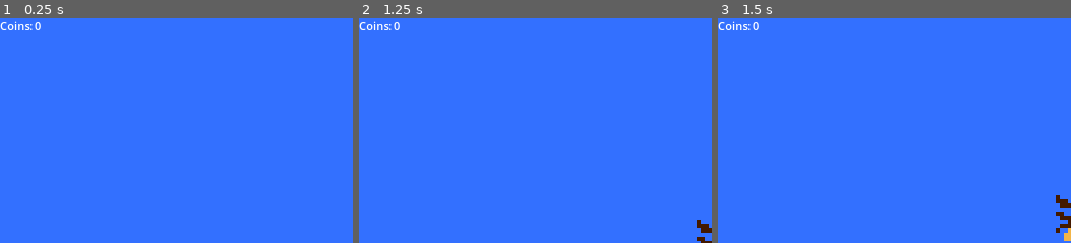
Above: before the commit, frames 1-3 (left to right).
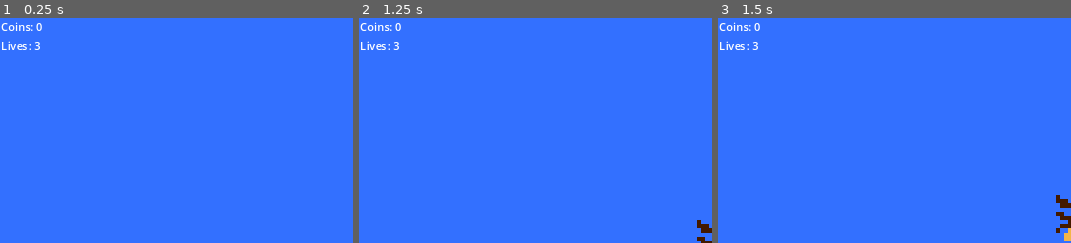
Above: after the commit, the same moments.

Repository: Phanter2/platformer
Game: Godot game, scene res://world.tscn
Two runs of this game, one before a commit and one after it. Both use one fixed random seed, a clock stepped at 60 frames per second and the inputs below.
Inputs:
- Up to frame 1 (0.25 s): no input
- Up to frame 2 (1.25 s): hold Right (ui_right) from 0.53 s (still down); tap Up (ui_up) at 0.77 s
- Up to frame 3 (1.5 s): keep holding Right (ui_right)
The pictures show only the part of the screen within x 0-50%, y 0-50%; the shares and areas given below are measured in that part.

The runs differ from the first frame. In frame 1, 0.5% of the frame differs, in the area x 0-12%, y 1-15%; in frame 2, 0.5%; in frame 3, 0.5%.

Commit message:
End of Video 10
added player life counter

Diff:
--- /dev/null
+++ b/checkpoint.gd
@@ -0,0 +1,11 @@
+extends Area2D
+
+
+# Called when the node enters the scene tree for the first time.
+func _ready():
+	pass # Replace with function body.
+
+
+# Called every frame. 'delta' is the elapsed time since the previous frame.
+func _process(delta):
+	pass
--- a/coin_gui.gd
+++ b/coin_gui.gd
@@ -2,3 +2,4 @@
 
 func _process(delta):
 	$Label.text = "Coins: " + str(Global.total_coins)
+	$Label2.text = "Lives: " + str(Global.player_lives)
--- a/coin_gui.tscn
+++ b/coin_gui.tscn
@@ -6,5 +6,13 @@
 script = ExtResource("1_ceuti")
 
 [node name="Label" type="Label" parent="."]
-offset_right = 40.0
-offset_bottom = 23.0
+offset_left = 1.0
+offset_top = 1.0
+offset_right = 41.0
+offset_bottom = 24.0
+
+[node name="Label2" type="Label" parent="."]
+offset_left = 1.0
+offset_top = 29.0
+offset_right = 41.0
+offset_bottom = 52.0
--- a/global.gd
+++ b/global.gd
@@ -1,3 +1,4 @@
 extends Node
 
 var total_coins = 0
+var player_lives = 3
--- a/player.gd
+++ b/player.gd
@@ -66,7 +66,14 @@
 	is_dying = true
 	animated_sprite_2d.play("die")
 	await move_player_up_and_down()
-	get_tree().reload_current_scene()
+	Global.player_lives -= 1
+
+	if Global.player_lives > 0:
+		print("Reloading scene")
+		get_tree().reload_current_scene()
+	else:
+		queue_free()
+		#get_tree().change_scene_to_file("res://gameover.tscn")
 
 func move_player_up_and_down():
 	var start_position = position
--- a/underworld.tscn
+++ b/underworld.tscn
@@ -1,8 +1,9 @@
-[gd_scene load_steps=7 format=3 uid="uid://bd4o3v6lorc1h"]
+[gd_scene load_steps=8 format=3 uid="uid://bd4o3v6lorc1h"]
 
 [ext_resource type="Texture2D" uid="uid://bhvvqv26026pk" path="res://lvl2-block.png" id="1_s1m37"]
 [ext_resource type="Texture2D" uid="uid://boo7f0b1p4sjl" path="res://lvl2-brick.png" id="2_k7dk7"]
 [ext_resource type="PackedScene" uid="uid://dn5q20owy7t16" path="res://player.tscn" id="3_3w238"]
+[ext_resource type="PackedScene" uid="uid://cueaylso5krle" path="res://coin_gui.tscn" id="4_0anln"]
 
 [sub_resource type="TileSetAtlasSource" id="TileSetAtlasSource_210cp"]
 texture = ExtResource("1_s1m37")
@@ -45,3 +46,5 @@
 offset_right = 1528.0
 offset_bottom = 789.0
 color = Color(0, 0, 0.2, 1)
+
+[node name="coin_gui" parent="." instance=ExtResource("4_0anln")]
--- a/world.gd
+++ b/world.gd
@@ -10,7 +10,6 @@
 func _process(delta):
 	pass
 
-
 func _on_interact_body_entered(body):
 	if body.is_in_group("Player"):
 		body.die()
